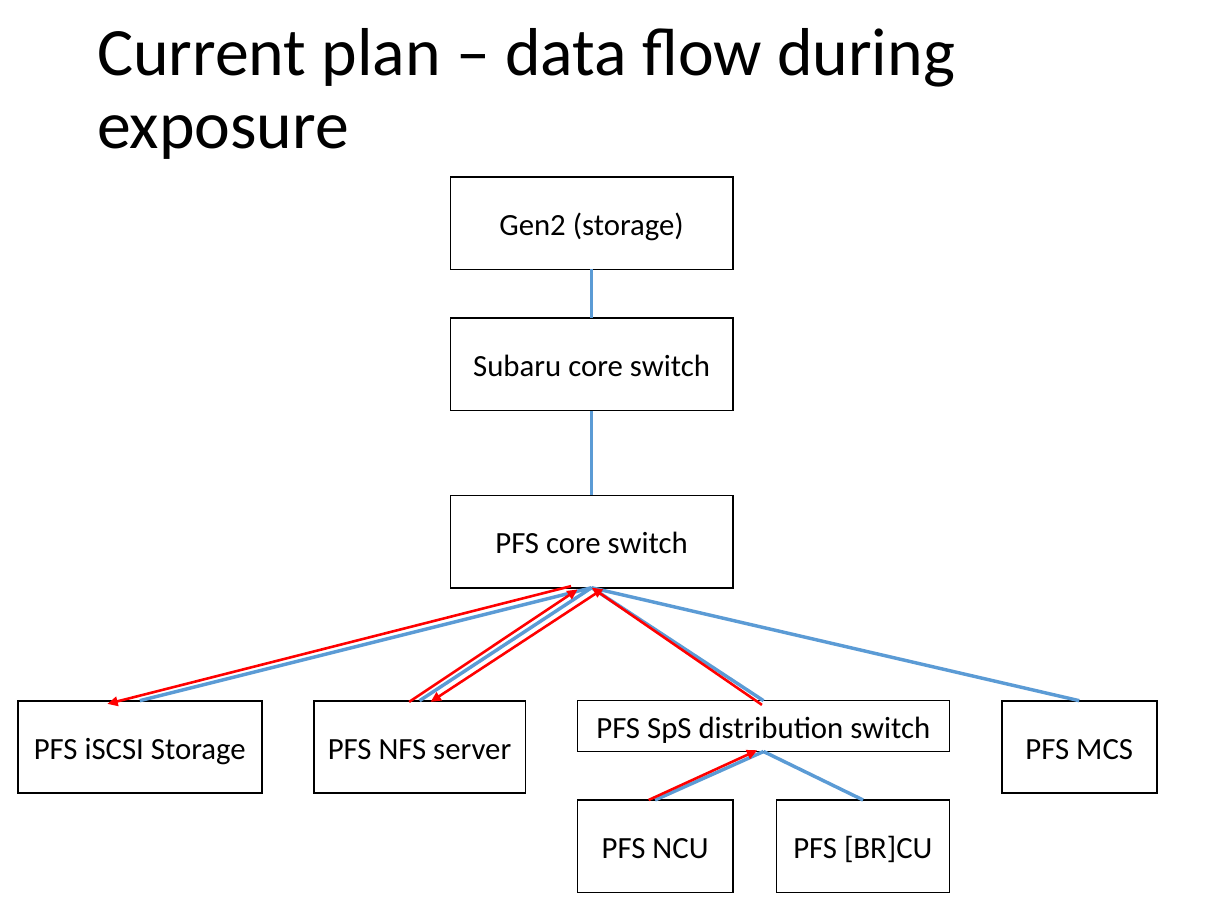
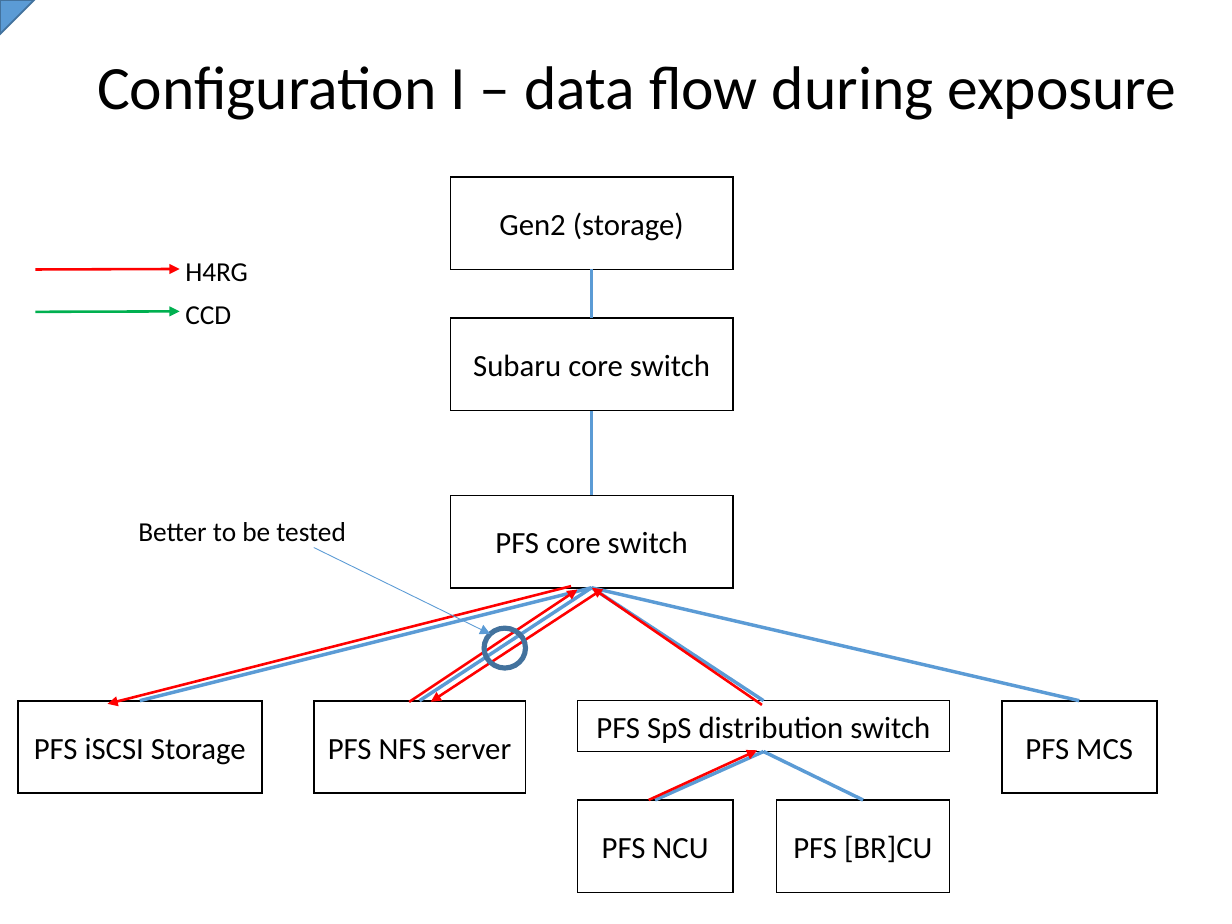
Before and after one commit to Subaru-PFS/ics_doc, a slide deck: slide 39 of SSN-00029.pptx (slide 90 before the commit). Drawn at 1232x924 pixels with LibreOffice and Linux fonts; fonts in the diff are those of the drawing. Boxes give left, top, right and bottom in pixels: in the first picture for what was removed or moved away, otherwise in the second. Text is boxed around its words. In the diff, an @@ line names an element or a change of style, - is before the commit and + after.

```diff
--- a/SSN-00029.pptx
+++ b/SSN-00029.pptx
@@ freeform shape added at [0,0,34,34], fill #5B9BD5, outline #43739E 1 pt @@
@@ title at [97,66,1176,120]: text changed; size 39.6 to 36 pt @@
-Current plan – data flow during exposure
+Configuration I – data flow during exposure
@@ arrow added from (36, 270) to (180, 269), #FF0000 1.5 pt @@
@@ text added at [185,263,248,282], 16 pt, text #000000 @@
+H4RG
@@ arrow added from (36, 312) to (180, 312), #00B050 1.5 pt @@
@@ text added at [185,306,231,325], 16 pt, text #000000 @@
+CCD
@@ text added at [138,522,346,542], 16 pt, text #000000 @@
+Better to be tested
@@ arrow added from (314, 547) to (490, 634), #5B9BD5 0.5 pt @@
@@ ellipse added at [484,628,526,668], outline #43739E 3 pt @@
```
Also in this commit, not shown: 7 other slides changed, 17 slides added, 6 slides removed.
